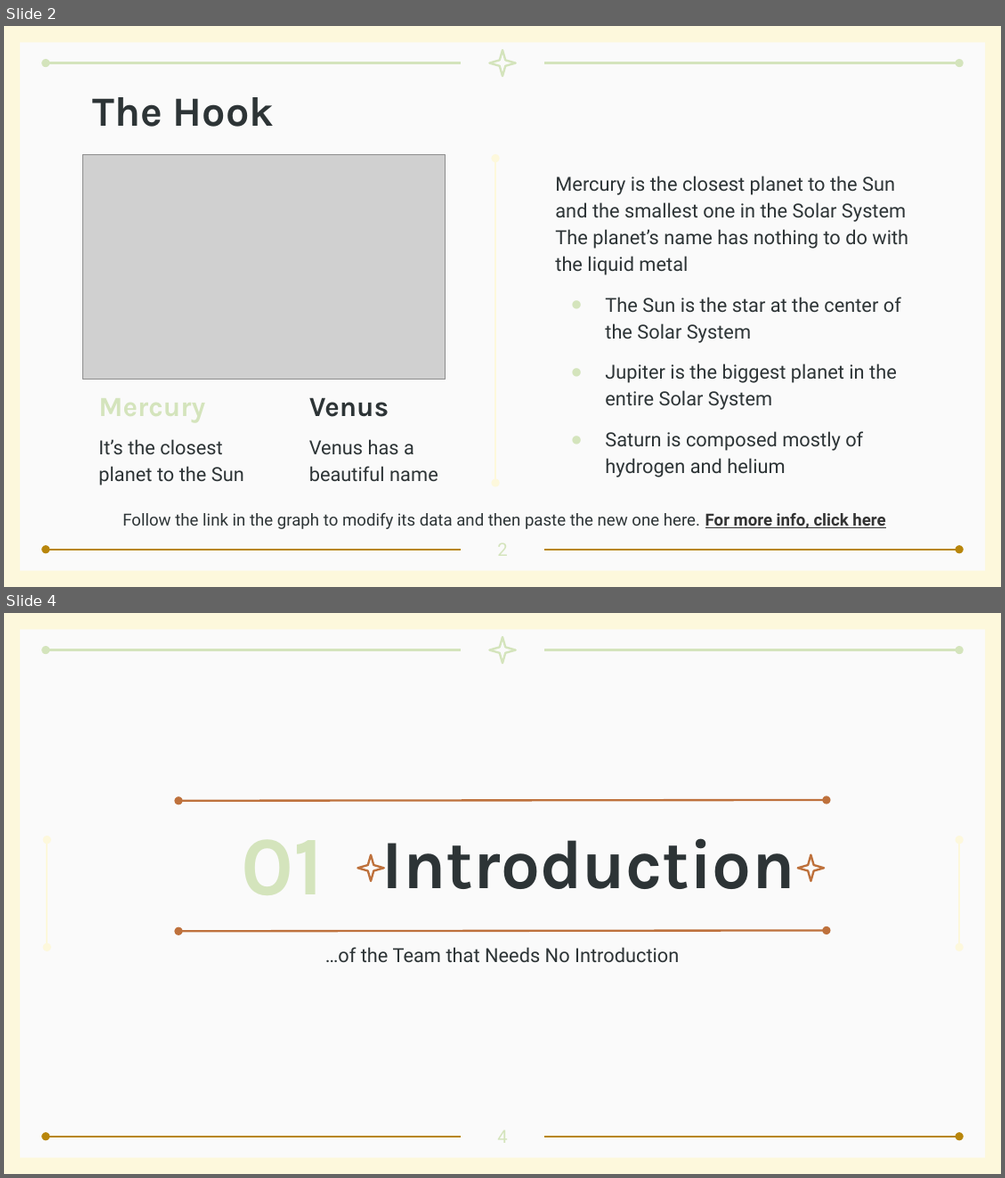
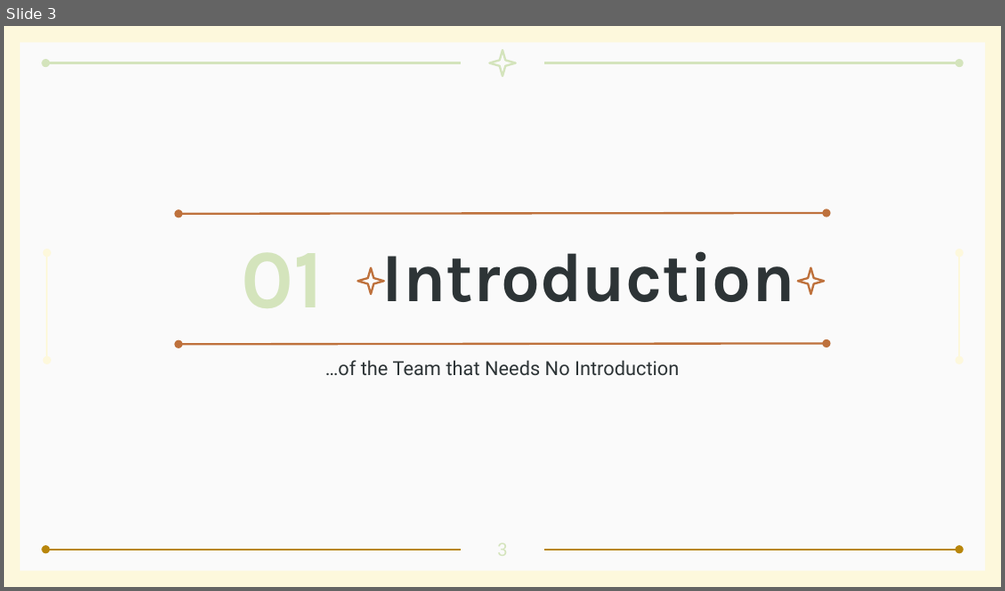
Before and after one commit to antoninast/deckster, a slide deck: resources/Project Presentation.pptx. Shown one above the other, each under a label of ours: slides 2 and 4 before the commit, slide 3 after it; the slides between them are not shown. The pictures are 1005x1178 and 1005x591 pixels, drawn with LibreOffice and Linux fonts; fonts in the diff are those of the drawing; grey boxes stand for pictures. Boxes give left, top, right and bottom in pixels: in the first picture for what was removed or moved away, otherwise in the second. Text is boxed around its words. In the diff, an @@ line names an element or a change of style, - is before the commit and + after.

```diff
--- a/resources/Project Presentation.pptx
+++ b/resources/Project Presentation.pptx
@@ slide 2 removed at box(4, 26, 1001, 587), background #FDF8DC; not listed: 6 template elements that a slide beside it also shows @@
@@ title removed at box(92, 97, 274, 127) @@
-The Hook
@@ picture removed at box(82, 154, 445, 378) @@
@@ double arrow removed from (495, 159) to (495, 483) @@
@@ text removed at box(555, 176, 908, 477) @@
-Mercury is the closest planet to the Sun and the smallest one in the Solar System The planet’s name has nothing to do with the liquid metal
-● The Sun is the star at the center of the Solar System
-● Jupiter is the biggest planet in the entire Solar System
-● Saturn is composed mostly of hydrogen and helium
@@ text removed at box(309, 397, 388, 417) @@
-Venus
@@ text removed at box(98, 439, 244, 485) @@
-It’s the closest planet to the Sun
@@ text removed at box(309, 439, 438, 482) @@
-Venus has a beautiful name
@@ text removed at box(122, 513, 885, 529) @@
-Follow the link in the graph to modify its data and then paste the new one here. For more info, click here
@@ what was slide 4 is now slide 3 @@
```
Also in this commit, not shown: 6 slides changed, 6 slides added, 18 other slides removed, 1 other file.
